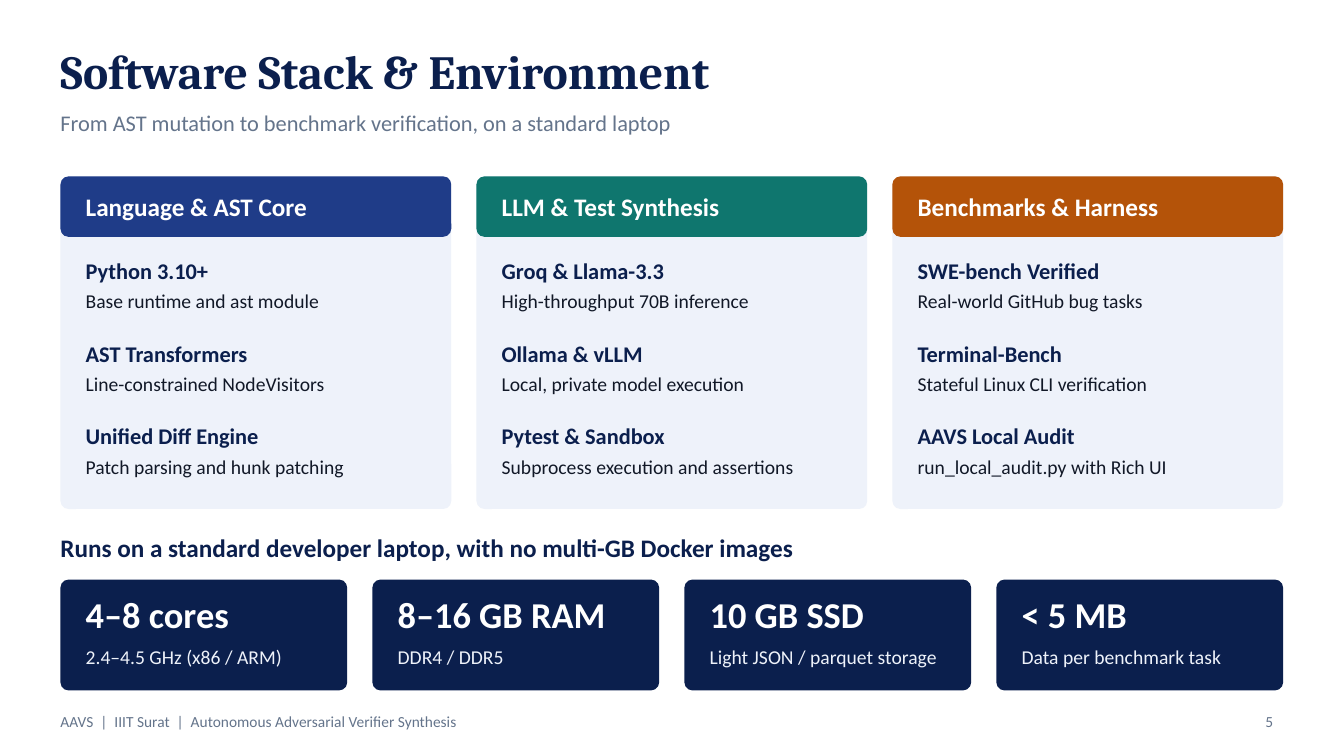
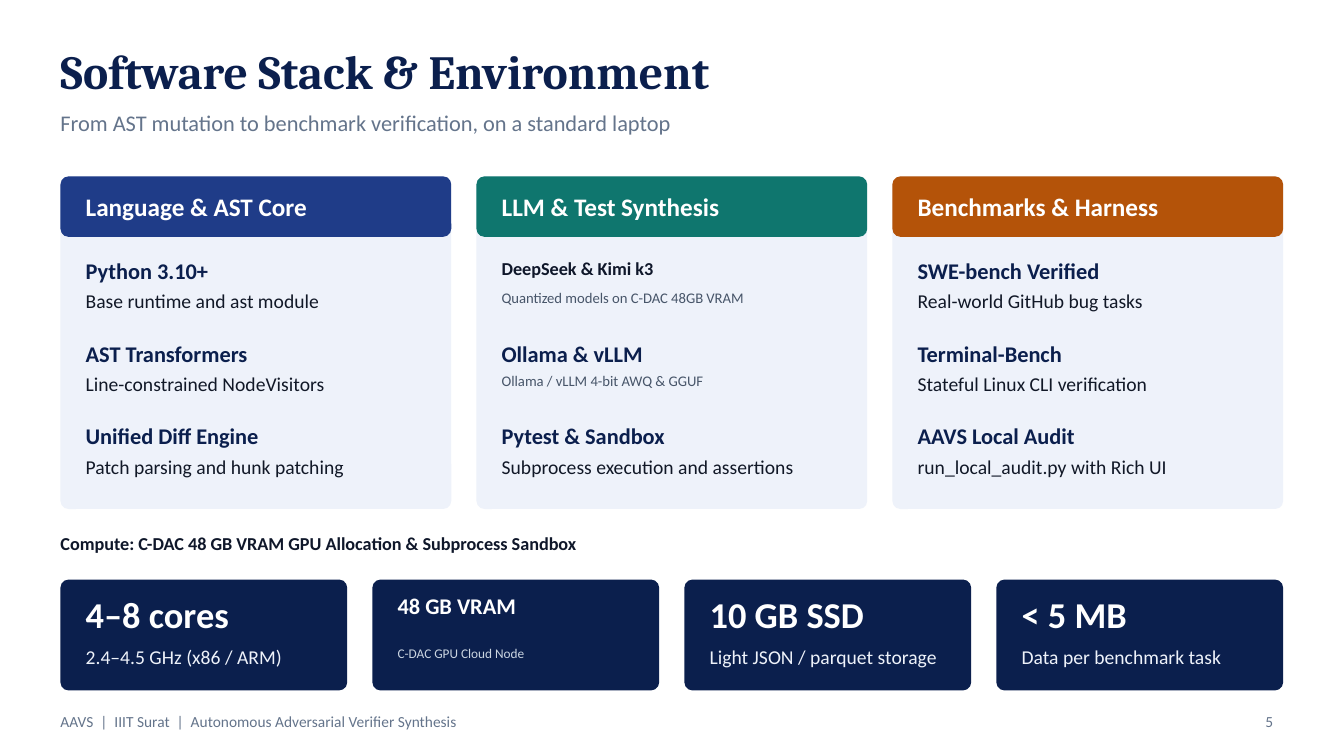
Before and after one commit to Jeevant010/Autonomous_Code_Validator, a slide deck: slide 5 of presentation/Autonomous_Code_Validator_Presentation.pptx. Drawn at 1344x756 pixels with LibreOffice and Linux fonts; fonts in the diff are those of the drawing; background and template pictures are left out. Boxes give left, top, right and bottom in pixels: in the first picture for what was removed or moved away, otherwise in the second. Text is boxed around its words. In the diff, an @@ line names an element or a change of style, - is before the commit and + after.

Commit message:
docs: update report and slides with Diksha Rangwani Ma'am, CDAC 48GB VRAM compute, and quantized open-source models

```diff
--- a/presentation/Autonomous_Code_Validator_Presentation.pptx
+++ b/presentation/Autonomous_Code_Validator_Presentation.pptx
@@ text at <box>502,262,653,278</box>: text changed; size 16 to 13 pt; text colour #0B1F4D to #0F172A @@
-Groq & Llama-3.3
+DeepSeek & Kimi k3
@@ text at <box>502,293,743,305</box>: text changed; size 14 to 10.5 pt; text colour #111827 to #475569 @@
-High-throughput 70B inference
+Quantized models on C-DAC 48GB VRAM
@@ text at <box>502,376,704,388</box>: text changed; size 14 to 10.5 pt; text colour #111827 to #475569 @@
-Local, private model execution
+Ollama / vLLM 4-bit AWQ & GGUF
@@ text at <box>60,537,577,553</box>: text changed; size 18 to 13 pt; text colour #0B1F4D to #0F172A @@
-Runs on a standard developer laptop, with no multi-GB Docker images
+Compute: C-DAC 48 GB VRAM GPU Allocation & Subprocess Sandbox
@@ text at <box>398,598,516,614</box>: text changed; size 26 to 16 pt @@
-8–16 GB RAM
+48 GB VRAM
@@ text at <box>398,648,524,658</box>: text changed; size 14 to 9.5 pt; text colour #EEF2FA to #CBD5E1 @@
-DDR4 / DDR5
+C-DAC GPU Cloud Node
```
Also in this commit, not shown: 4 other slides changed, 2 other files.
